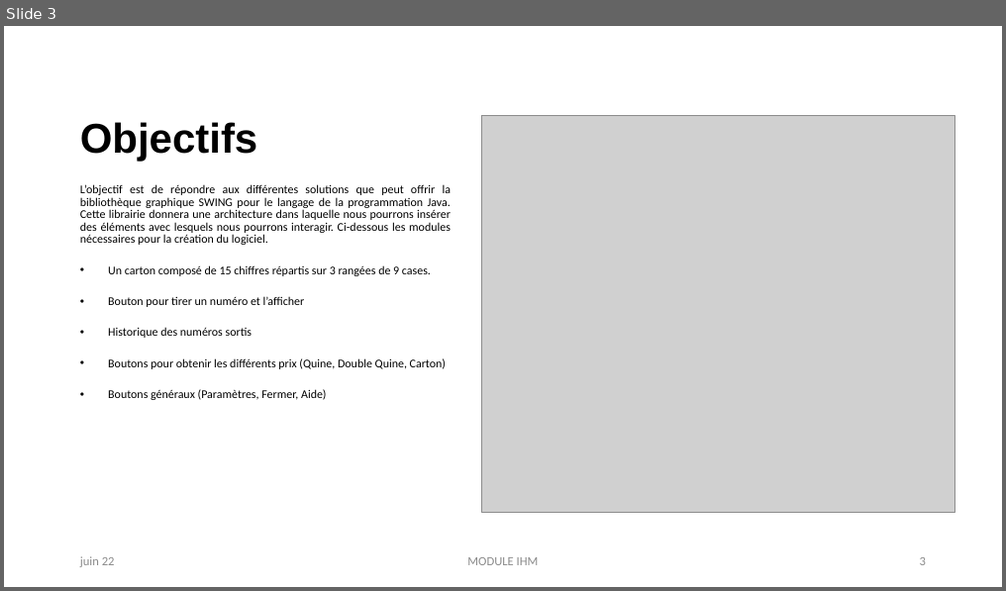
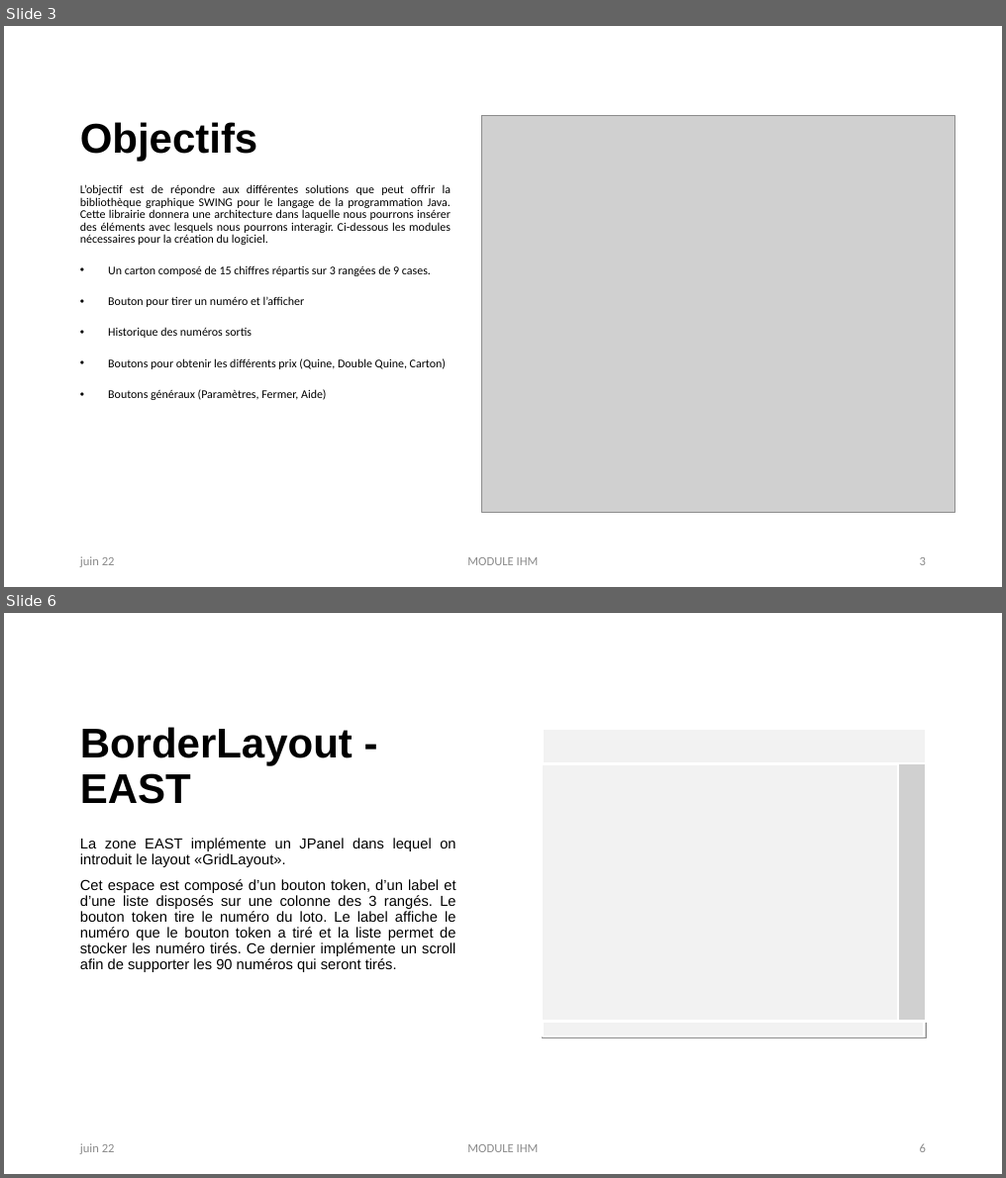
Before and after one commit to UfukArslan/Loto, a slide deck: LOTTO.pptx. Shown one above the other, each under a label of ours: slide 3 before the commit, slides 3 and 6 after it; the slides between them are not shown. The pictures are 1006x591 and 1006x1178 pixels, drawn with LibreOffice and Linux fonts; fonts in the diff are those of the drawing; grey boxes stand for pictures. Boxes give left, top, right and bottom in pixels: in the first picture for what was removed or moved away, otherwise in the second. Text is boxed around its words. In the diff, an @@ line names an element or a change of style, - is before the commit and + after.

```diff
--- a/LOTTO.pptx
+++ b/LOTTO.pptx
@@ slide 6 added at (x1=4, y1=613, x2=1002, y2=1174), background #FFFFFF @@
@@ title added at (x1=80, y1=727, x2=352, y2=804), 40 pt, text #000000, bold @@
+BorderLayout - EAST
@@ text added at (x1=80, y1=838, x2=455, y2=972), 14 pt, text #000000 @@
+La zone EAST implémente un JPanel dans lequel on introduit le layout «GridLayout».
+Cet espace est composé d’un bouton token, d’un label et d’une liste disposés sur une colonne des 3 rangés. Le bouton token tire le numéro du loto. Le label affiche le numéro que le bouton token a tiré et la liste permet de stocker les numéro tirés. Ce dernier implémente un scroll afin de supporter les 90 numéros qui seront tirés.
@@ group added at (x1=543, y1=728, x2=927, y2=1039): 4 rectangles, 1 picture @@
@@ text added at (x1=80, y1=1144, x2=115, y2=1155), 12 pt, text #8C8C8C @@
+juin 22
@@ text added at (x1=467, y1=1145, x2=539, y2=1153), 12 pt, text #8C8C8C @@
+MODULE IHM
@@ page number added at (x1=920, y1=1144, x2=926, y2=1153), 12 pt, text #8C8C8C @@
+6
```
Also in this commit, not shown: 2 slides changed, 5 other slides added, 19 other files.
